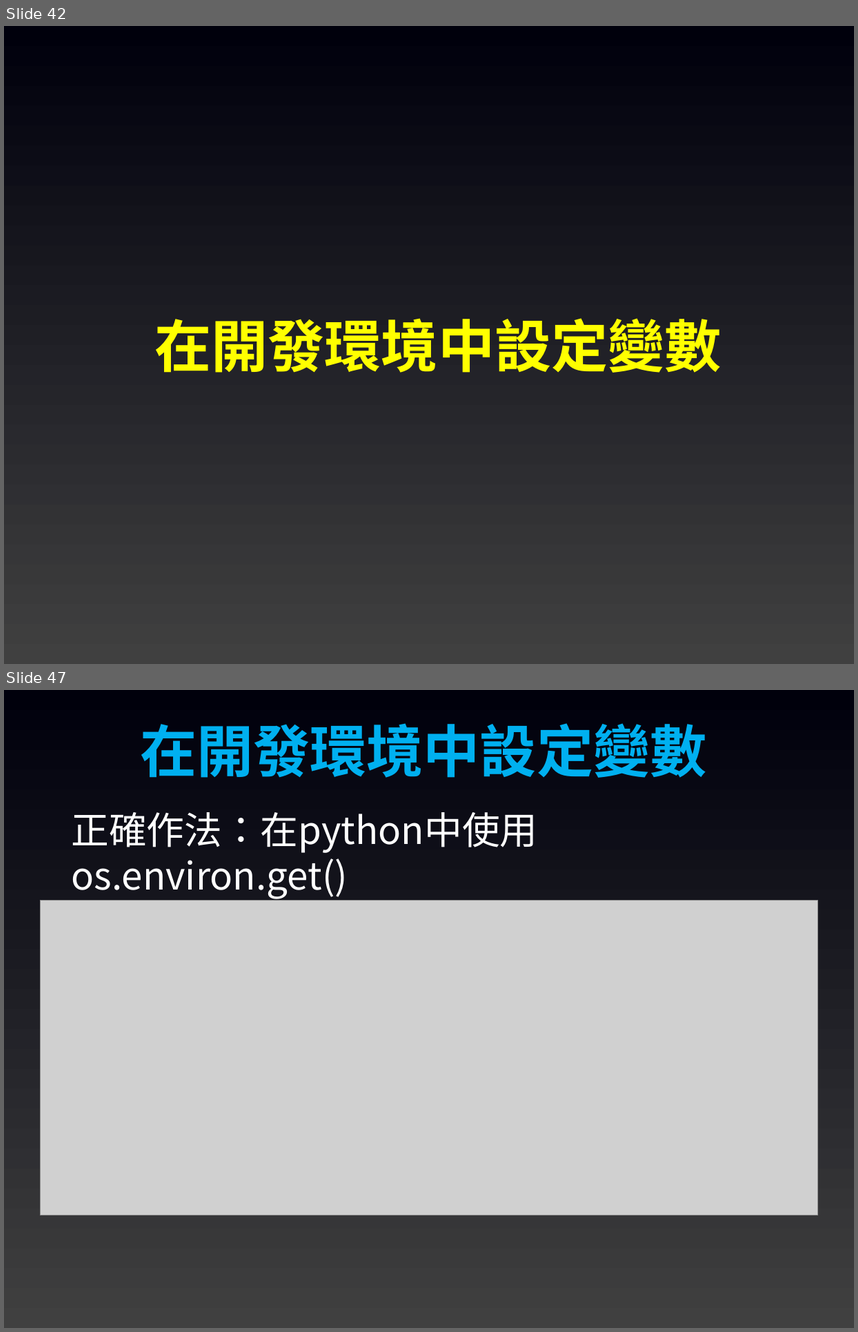
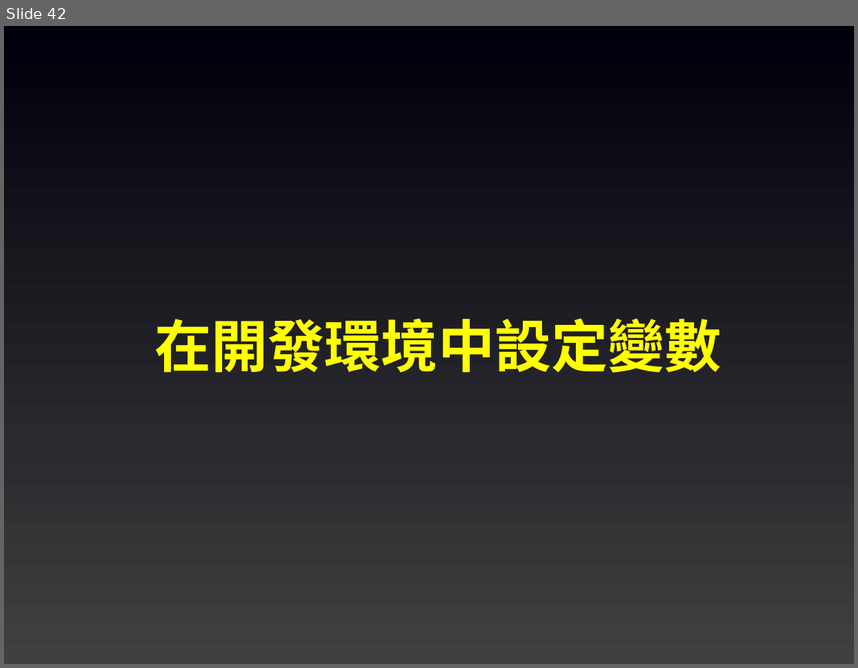
Before and after one commit to joshhu/mustlinebot2026, a slide deck: Slides/04. Ngrok說明.pptx. Shown one above the other, each under a label of ours: slides 42 and 47 before the commit, slide 42 after it; the slides between them are not shown. The pictures are 858x1332 and 858x668 pixels, drawn with LibreOffice and Linux fonts; fonts in the diff are those of the drawing; grey boxes stand for pictures. Boxes give left, top, right and bottom in pixels: in the first picture for what was removed or moved away, otherwise in the second. Text is boxed around its words. In the diff, an @@ line names an element or a change of style, - is before the commit and + after.

```diff
--- a/Slides/04. Ngrok說明.pptx
+++ b/Slides/04. Ngrok說明.pptx
@@ slide 47 removed at (4, 690, 854, 1328), background gradient #404040 to #00000C @@
@@ text removed at (140, 723, 706, 778) @@
-在開發環境中設定變數
@@ text removed at (71, 812, 537, 899) @@
-正確作法：在python中使用os.environ.get()
@@ picture removed at (41, 900, 818, 1214) @@
```
Also in this commit, not shown: 4 slides changed, 15 other slides removed, 3 other files.
